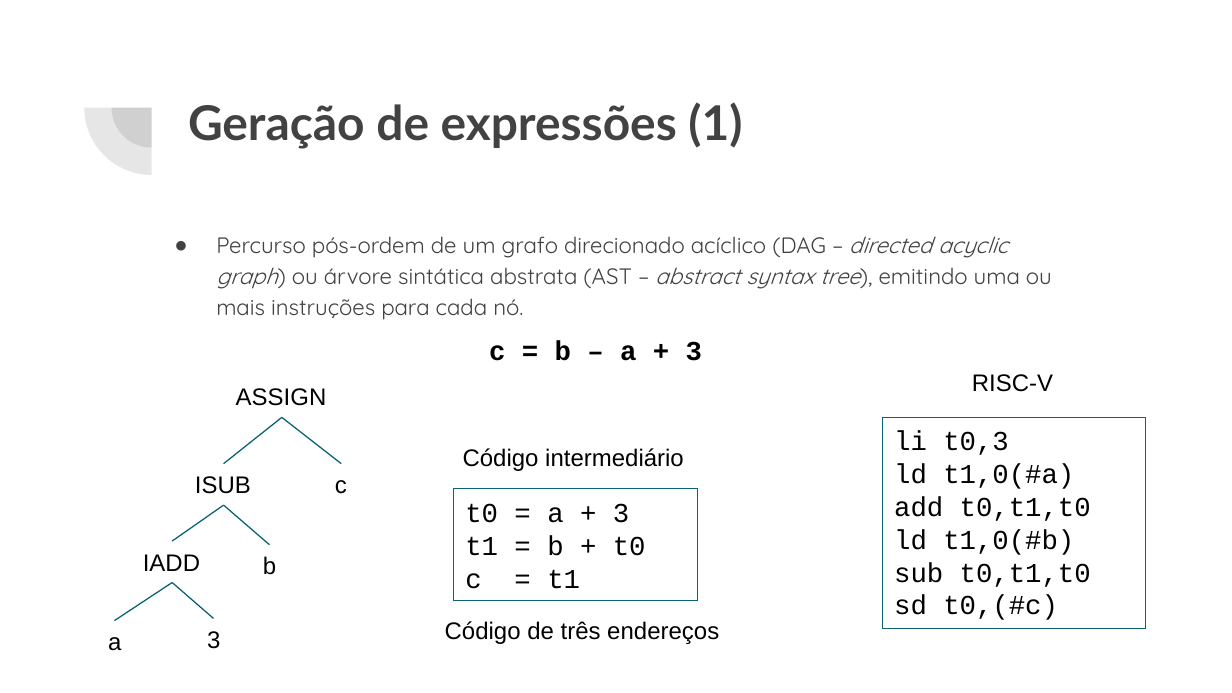
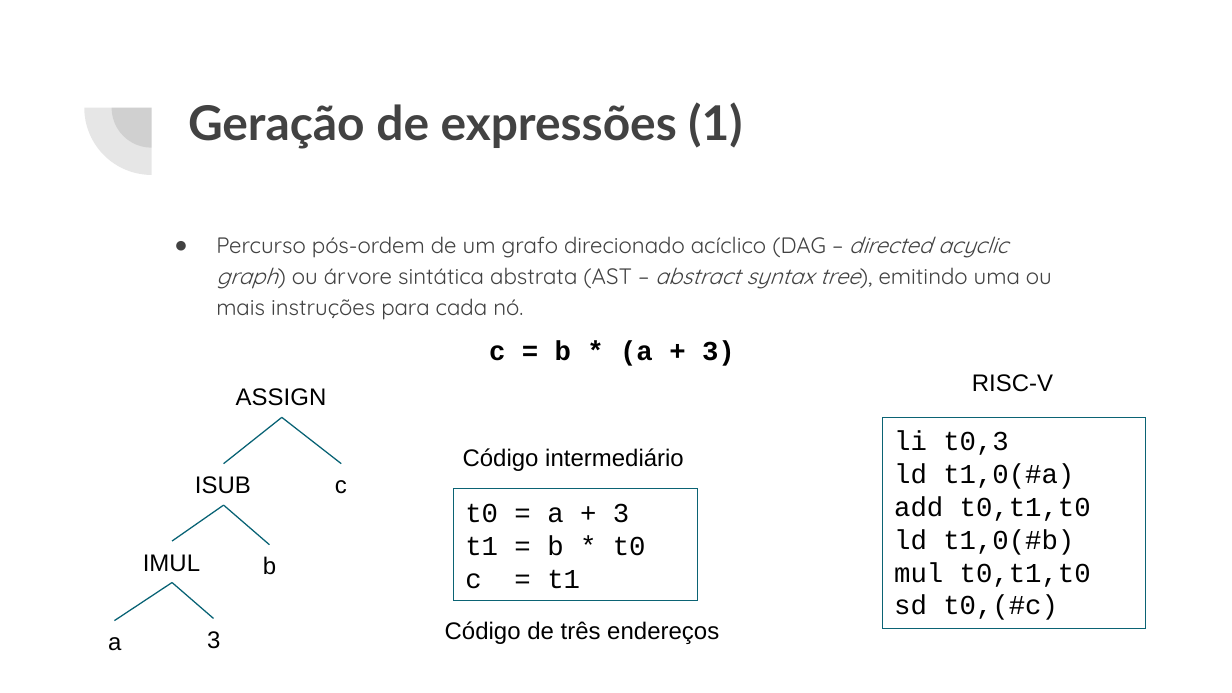
Before and after one commit to ajholanda/edu-compiladores, a slide deck: slide 9 of slides/geracao_codigo.pptx. Drawn at 1232x693 pixels with LibreOffice and Linux fonts; fonts in the diff are those of the drawing. Boxes give left, top, right and bottom in pixels: in the first picture for what was removed or moved away, otherwise in the second. Text is boxed around its words. In the diff, an @@ line names an element or a change of style, - is before the commit and + after.

```diff
--- a/slides/geracao_codigo.pptx
+++ b/slides/geracao_codigo.pptx
@@ text at [489,341,735,366]: text changed @@
-c = b – a + 3
+c = b * (a + 3)
@@ text in rectangle at [465,535,646,556]: text changed @@
-t1 = b + t0
+t1 = b * t0
@@ text at [143,554,200,572]: text changed @@
-IADD
+IMUL
@@ text in rectangle at [894,562,1091,587]: text changed @@
-sub t0,t1,t0
+mul t0,t1,t0
```
Also in this commit, not shown: 2 other slides changed.
